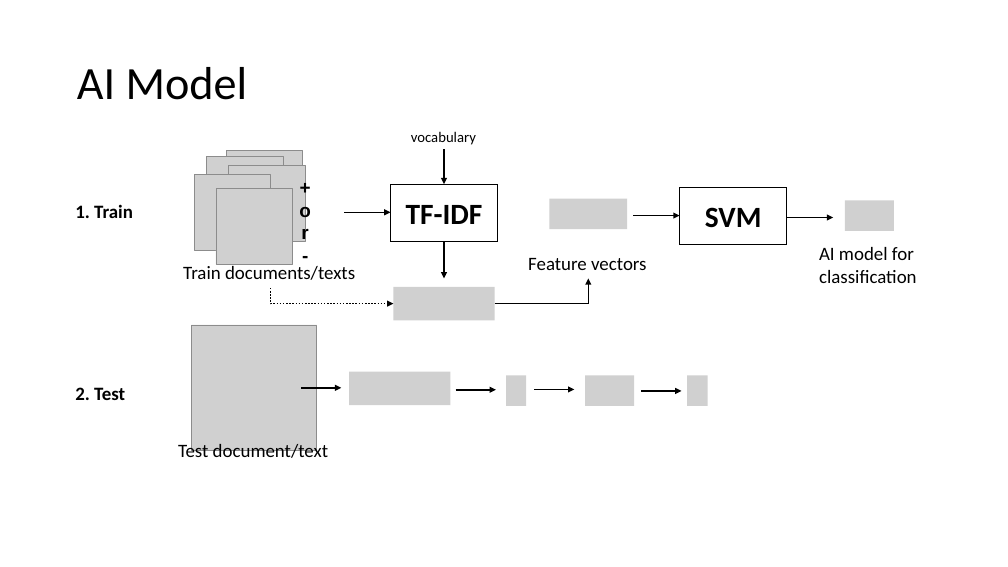
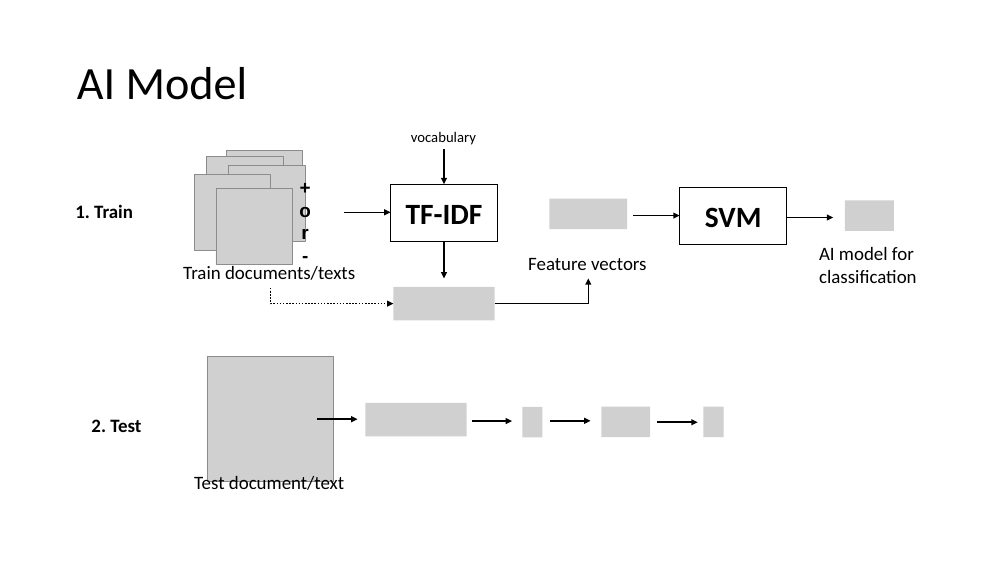
Before and after one commit to Adhisetama/tugas-sentiment-analysis-tfidf-svm, a slide deck: slide 3 of Sentiment Analysis dengan TF-IDF dan SVM.pptx. Drawn at 1008x567 pixels with LibreOffice and Linux fonts; fonts in the diff are those of the drawing; grey boxes stand for pictures. Boxes give left, top, right and bottom in pixels: in the first picture for what was removed or moved away, otherwise in the second. Text is boxed around its words. In the diff, an @@ line names an element or a change of style, - is before the commit and + after.

Commit message:
update ppt

```diff
--- a/Sentiment Analysis dengan TF-IDF dan SVM.pptx
+++ b/Sentiment Analysis dengan TF-IDF dan SVM.pptx
@@ picture removed at (x1=349, y1=372, x2=451, y2=405) @@
@@ picture removed at (x1=507, y1=376, x2=526, y2=406) @@
@@ picture removed at (x1=585, y1=375, x2=634, y2=405) @@
@@ picture removed at (x1=687, y1=375, x2=708, y2=405) @@
@@ picture added at (x1=365, y1=403, x2=467, y2=436) @@
@@ picture added at (x1=523, y1=407, x2=542, y2=437) @@
@@ picture added at (x1=601, y1=407, x2=650, y2=437) @@
@@ picture added at (x1=703, y1=407, x2=724, y2=437) @@
@@ 4 arrows, 2 texts, 1 picture moved together from (x1=75, y1=325, x2=681, y2=463) to (x1=91, y1=356, x2=698, y2=494) @@
```
Also in this commit, not shown: 1 other slide changed, 6 slides added, 1 other file.
